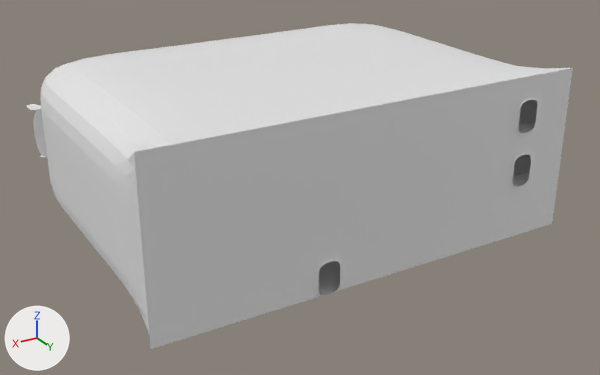
The Blender file Assets/Building/C/Building C Hanger.blend as it was, and as the next commit left it.
One viewpoint serves both versions: a camera (50 mm lens) standing at (96.6, 38.3, 34.0) and looking at (59.8, -23.0, 3.3). Every picture has the same lights, and +X, +Y and +Z are marked at lower left.
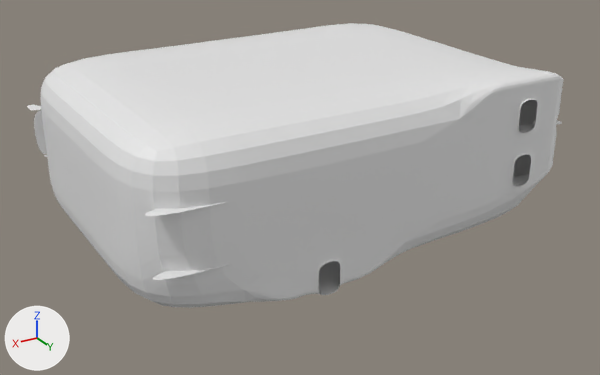
The change, as a list of edits to the scene's bpy script:
```text
Change me_cube_000:
    used by ob_cube_001; location = (0.0, 0.0, 0.0)
    remove me_cube_000.from_pydata(...)  # 299 vertices, 212 faces; spans x 40.0..80.0, y -40.5..-9.8, z 0.0..15.0
    add me_cube_000.from_pydata(...)  # 393 vertices, 349 faces; spans x 40.0..80.0, y -40.5..-9.8, z 0.0..15.0
    me_cube_000 part 1
    72 faces are deleted
    94 vertices are added at x 40.0..80.0, y -40.0..-10.0, z 4.9..10.0
    209 new faces join them
```

Location of each change, (x1, y1, x2, y2) in pixels of the pictures (600 x 375 px):
'Cube.001', reshaped (13% shorter)
    before: (27, 23, 573, 349)
    after: (27, 23, 563, 308)
part 1 of me_cube_000, built on
    before: (33, 23, 569, 332)
    after: (27, 23, 562, 307)
